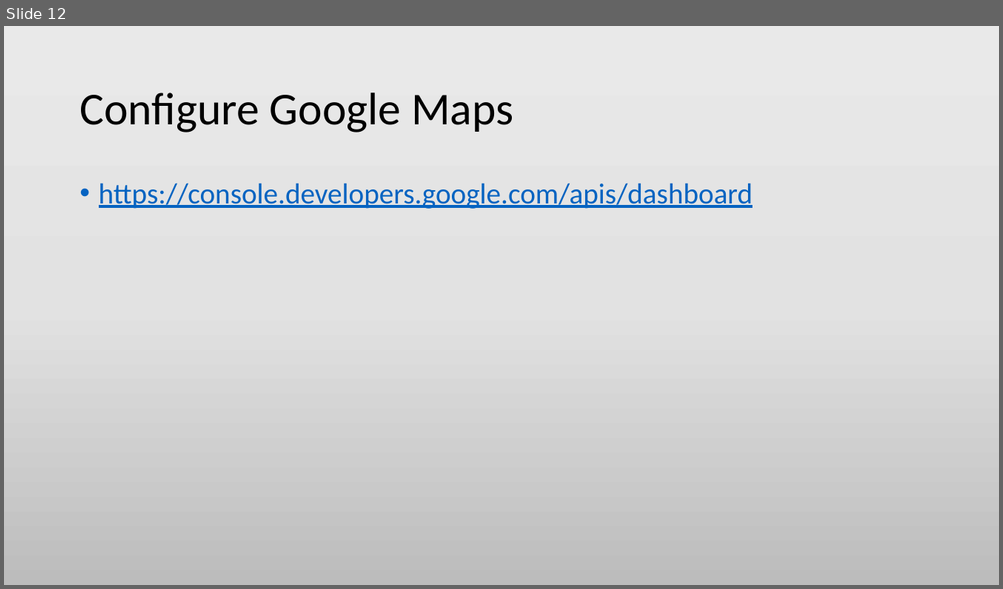
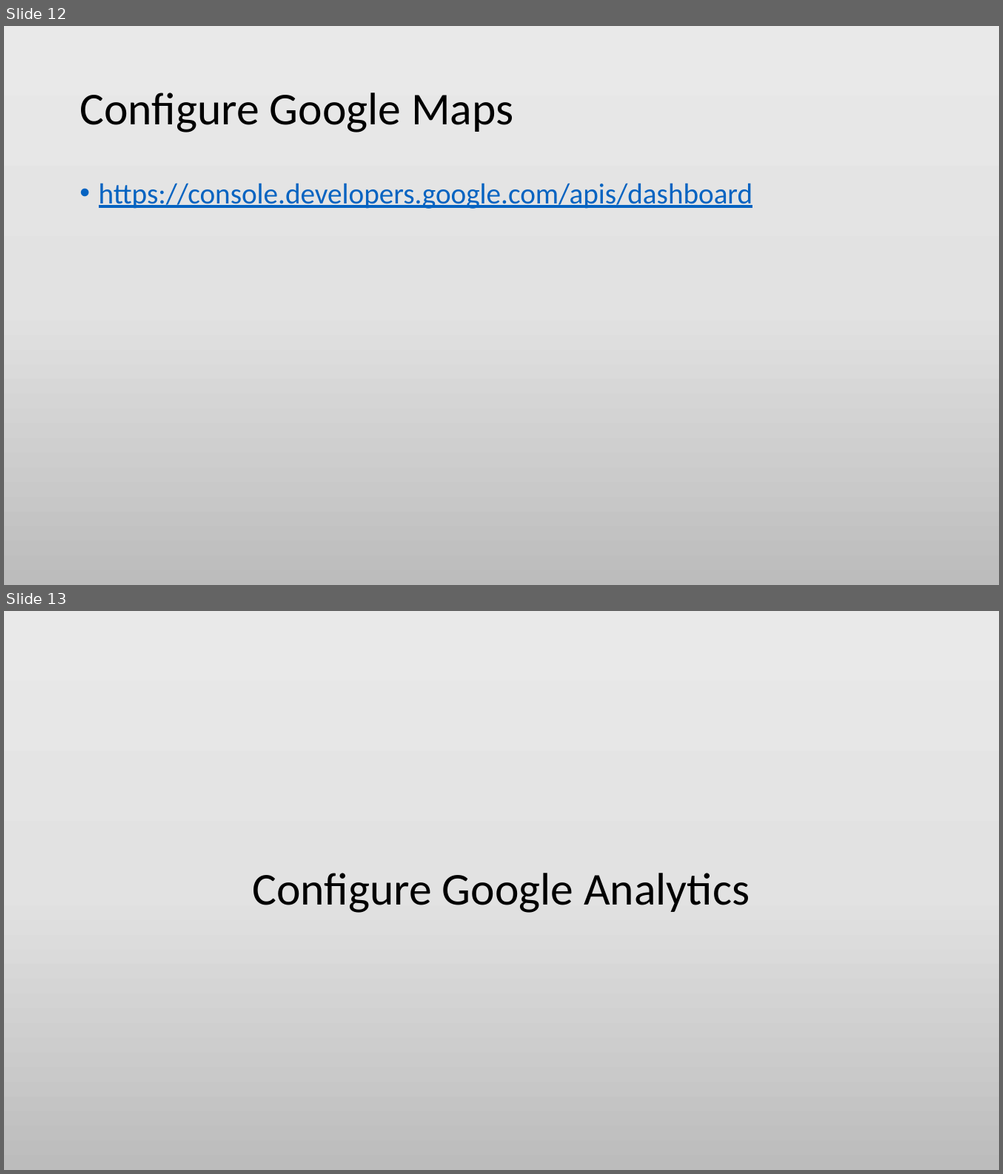
Before and after one commit to min-naing/Wordpress-Tuto-PowerPoint, a slide deck: 3. Building a Broucher Site.pptx. Shown one above the other, each under a label of ours: slide 12 before the commit, slides 12 and 13 after it. The pictures are 1003x589 and 1003x1174 pixels, drawn with LibreOffice and Linux fonts; fonts in the diff are those of the drawing. Boxes give left, top, right and bottom in pixels: in the first picture for what was removed or moved away, otherwise in the second. Text is boxed around its words. In the diff, an @@ line names an element or a change of style, - is before the commit and + after.

```diff
--- a/3. Building a Broucher Site.pptx
+++ b/3. Building a Broucher Site.pptx
@@ slide 13 added at (4, 611, 999, 1170), background gradient #EBEAEA to #E4E3E3 to #BDBCBC @@
@@ title added at (252, 873, 749, 913), 44 pt, text #000000 @@
+Configure Google Analytics
```
Also in this commit, not shown: 1 slide changed, 6 other slides added, 2 other files.
